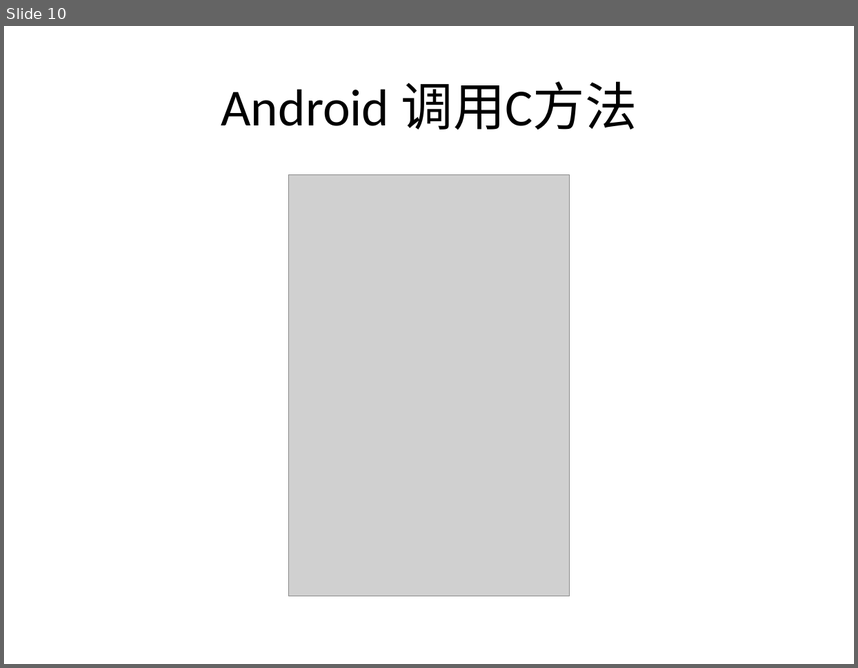
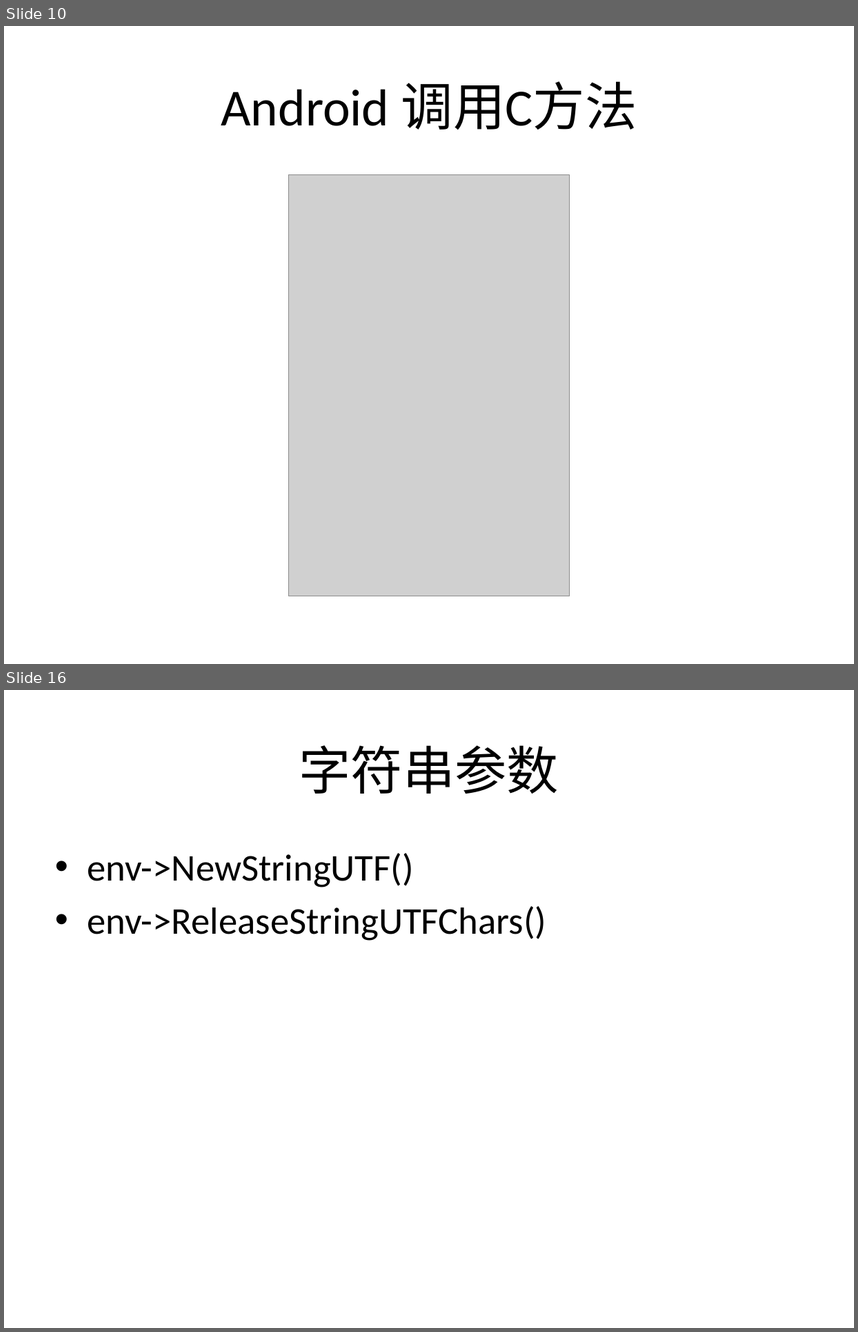
Before and after one commit to lovehzh/JNI-Study, a slide deck: JNI技术.pptx. Shown one above the other, each under a label of ours: slide 10 before the commit, slides 10 and 16 after it; the slides between them are not shown. The pictures are 858x668 and 858x1332 pixels, drawn with LibreOffice and Linux fonts; fonts in the diff are those of the drawing; grey boxes stand for pictures; background and template pictures are left out. Boxes give left, top, right and bottom in pixels: in the first picture for what was removed or moved away, otherwise in the second. Text is boxed around its words. In the diff, an @@ line names an element or a change of style, - is before the commit and + after.

Commit message:
modify ppt

```diff
--- a/JNI技术.pptx
+++ b/JNI技术.pptx
@@ slide 16 added at bbox=[4, 690, 854, 1328], background picture (left out) @@
@@ title added at bbox=[299, 745, 559, 793], 44 pt, text #000000 @@
+字符串参数
@@ text added at bbox=[87, 853, 546, 940], 32 pt, text #000000 @@
+• env->NewStringUTF()
+• env->ReleaseStringUTFChars()
```
Also in this commit, not shown: 9 other slides added.
